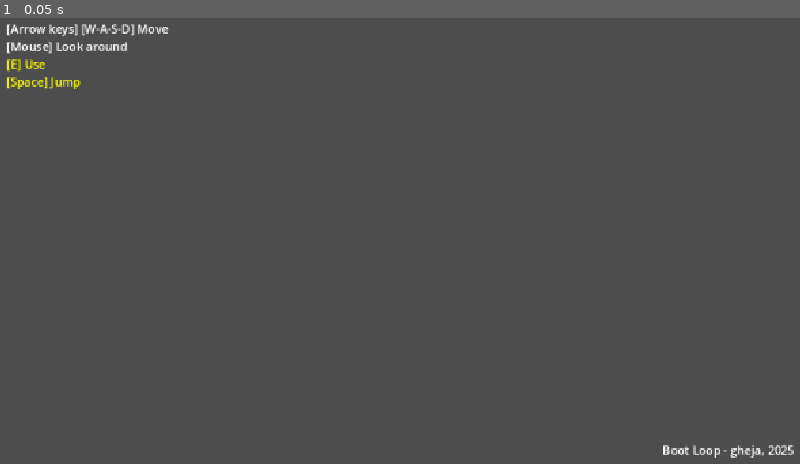
Above: before the commit, frame 1.
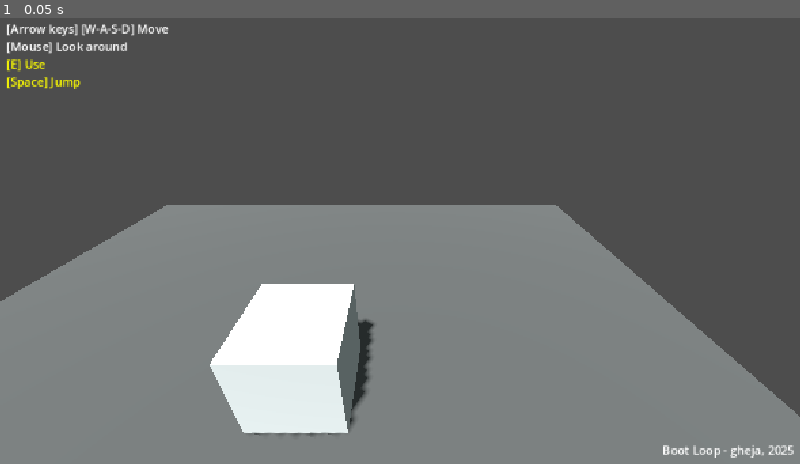
Above: after the commit, the same moment.

Repository: gheja/bot-loop
Game: Godot game, scene res://scenes/main_scene.tscn
Two runs of this game, one before a commit and one after it. Both use one fixed random seed, a clock stepped at 60 frames per second and the inputs below.
Inputs:
- Up to frame 1 (0.05 s): no input

The runs differ from the first frame. In frame 1, 48% of the frame differs, in the area x 0-100%, y 41-100%.

Commit message:
Added test level with test wall and flor

Diff:
--- /dev/null
+++ b/src/objects/object_floor.tscn
@@ -0,0 +1,17 @@
+[gd_scene load_steps=3 format=3 uid="uid://cdv8qqvqawyeh"]
+
+[sub_resource type="StandardMaterial3D" id="StandardMaterial3D_unga5"]
+albedo_color = Color(0.340339, 0.340339, 0.340339, 1)
+
+[sub_resource type="BoxShape3D" id="BoxShape3D_osu2p"]
+
+[node name="ObjectFloor" type="StaticBody3D"]
+
+[node name="CSGBox3D" type="CSGBox3D" parent="."]
+transform = Transform3D(1, 0, 0, 0, 1, 0, 0, 0, 1, 0, -0.005, 0)
+size = Vector3(1, 0.01, 1)
+material = SubResource("StandardMaterial3D_unga5")
+
+[node name="CollisionShape3D" type="CollisionShape3D" parent="."]
+transform = Transform3D(1, 0, 0, 0, 1, 0, 0, 0, 1, 0, -0.499201, 0)
+shape = SubResource("BoxShape3D_osu2p")
--- /dev/null
+++ b/src/objects/object_wall.tscn
@@ -0,0 +1,16 @@
+[gd_scene load_steps=3 format=3 uid="uid://cyh8e8m3vwrml"]
+
+[sub_resource type="StandardMaterial3D" id="StandardMaterial3D_xm2oa"]
+albedo_color = Color(0.728822, 0.728822, 0.728822, 1)
+
+[sub_resource type="BoxShape3D" id="BoxShape3D_xm2oa"]
+
+[node name="ObjectWall" type="StaticBody3D"]
+
+[node name="CSGBox3D" type="CSGBox3D" parent="."]
+transform = Transform3D(1, 0, 0, 0, 1, 0, 0, 0, 1, 0, 0.5, 0)
+material = SubResource("StandardMaterial3D_xm2oa")
+
+[node name="CollisionShape3D" type="CollisionShape3D" parent="."]
+transform = Transform3D(1, 0, 0, 0, 1, 0, 0, 0, 1, 0, 0.5, 0)
+shape = SubResource("BoxShape3D_xm2oa")
--- a/src/project.godot
+++ b/src/project.godot
@@ -21,6 +21,7 @@
 window/size/viewport_height=612
 window/stretch/mode="canvas_items"
 window/stretch/aspect="expand"
+window/custom_user_dir_name=""
 
 [rendering]
 
--- /dev/null
+++ b/src/scenes/level_base.tscn
@@ -0,0 +1,13 @@
+[gd_scene load_steps=3 format=3 uid="uid://cpmkcymc6dshv"]
+
+[ext_resource type="PackedScene" uid="uid://cyh8e8m3vwrml" path="res://objects/object_wall.tscn" id="1_548ah"]
+[ext_resource type="PackedScene" uid="uid://cdv8qqvqawyeh" path="res://objects/object_floor.tscn" id="1_osu2p"]
+
+[node name="LevelBase" type="Node3D"]
+
+[node name="LevelObjectContainer" type="Node3D" parent="."]
+
+[node name="ObjectFloor" parent="LevelObjectContainer" instance=ExtResource("1_osu2p")]
+transform = Transform3D(10, 0, 0, 0, 10, 0, 0, 0, 10, 0, 0, 0)
+
+[node name="ObjectWall" parent="LevelObjectContainer" instance=ExtResource("1_548ah")]
--- a/src/scenes/main_scene.tscn
+++ b/src/scenes/main_scene.tscn
@@ -1,7 +1,25 @@
-[gd_scene load_steps=2 format=3 uid="uid://bie2uwadt7uwm"]
+[gd_scene load_steps=4 format=3 uid="uid://bie2uwadt7uwm"]
 
 [ext_resource type="PackedScene" uid="uid://dqfv168hkiq2f" path="res://scenes/main_interface.tscn" id="1_w2twt"]
+[ext_resource type="PackedScene" uid="uid://cpmkcymc6dshv" path="res://scenes/level_base.tscn" id="2_pw63i"]
+
+[sub_resource type="Environment" id="Environment_w2twt"]
+ambient_light_source = 2
+ambient_light_color = Color(0.905882, 1, 1, 1)
+ambient_light_energy = 0.25
 
 [node name="MainScene" type="Node3D"]
 
+[node name="WorldEnvironment" type="WorldEnvironment" parent="."]
+environment = SubResource("Environment_w2twt")
+
+[node name="Camera3D" type="Camera3D" parent="."]
+transform = Transform3D(1, 0, 0, 0, 0.866025, 0.5, 0, -0.5, 0.866025, 1, 3, 2)
+
+[node name="DirectionalLight3D" type="DirectionalLight3D" parent="."]
+transform = Transform3D(0.866025, 0.482963, -0.12941, -0.12941, 0.466506, 0.875, 0.482963, -0.741025, 0.466506, 0, 4, 0)
+shadow_enabled = true
+
 [node name="MainInterface" parent="." instance=ExtResource("1_w2twt")]
+
+[node name="LevelBase" parent="." instance=ExtResource("2_pw63i")]
